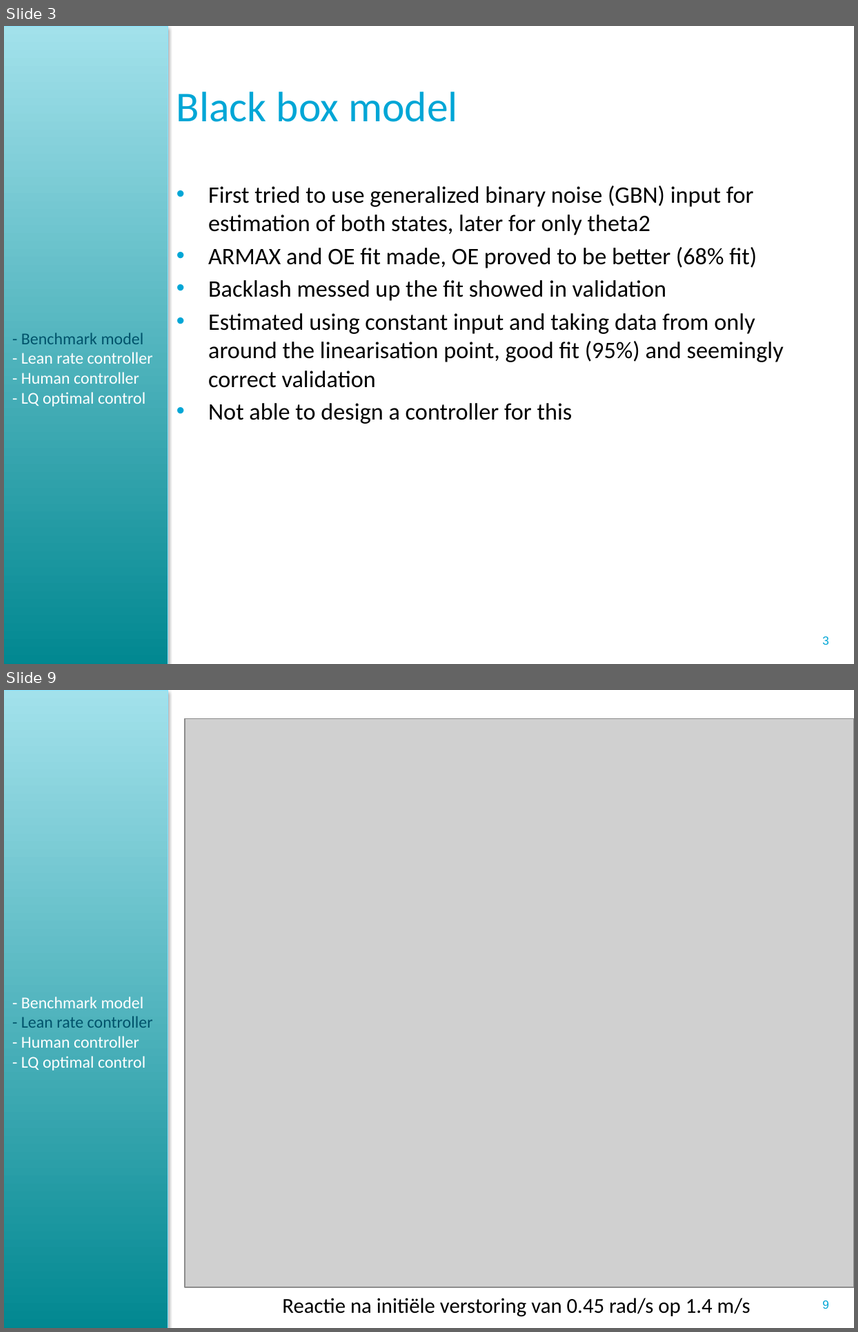
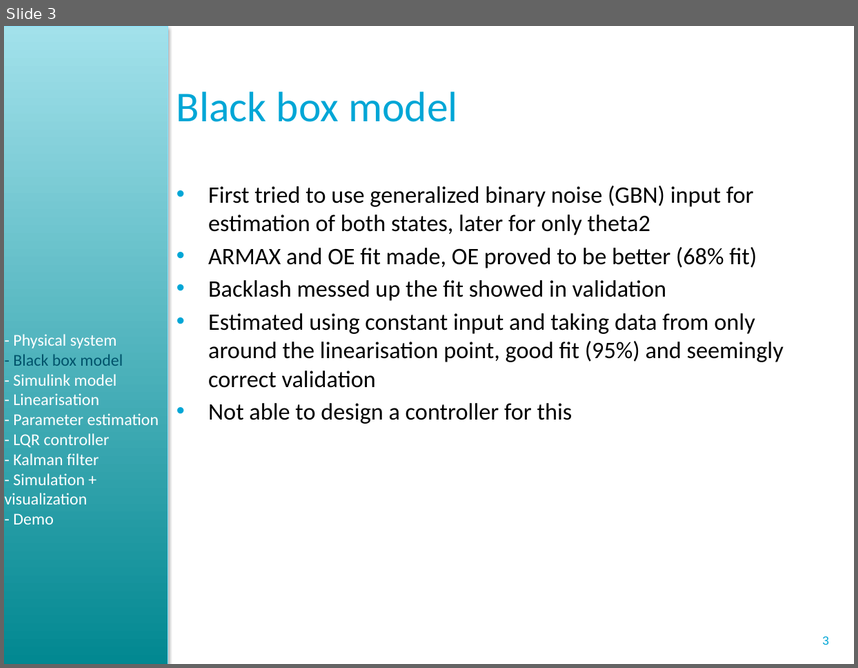
Before and after one commit to ortix/control-system-lab, a slide deck: dick/Presentation/Powerpoint presentatie 22 maart CSL.pptx. Shown one above the other, each under a label of ours: slides 3 and 9 before the commit, slide 3 after it; the slides between them are not shown. The pictures are 858x1332 and 858x668 pixels, drawn with LibreOffice and Linux fonts; fonts in the diff are those of the drawing; grey boxes stand for pictures; background and template pictures are left out. Boxes give left, top, right and bottom in pixels: in the first picture for what was removed or moved away, otherwise in the second. Text is boxed around its words. In the diff, an @@ line names an element or a change of style, - is before the commit and + after.

```diff
--- a/dick/Presentation/Powerpoint presentatie 22 maart CSL.pptx
+++ b/dick/Presentation/Powerpoint presentatie 22 maart CSL.pptx
@@ slide 9 removed at (4,690,854,1328), background #FFFFFF; not listed: 2 template elements that a slide beside it also shows @@
@@ picture removed at (185,719,854,1288) @@
@@ text removed at (21,996,153,1070) @@
-- Benchmark model
-- Lean rate controller
-- Human controller
-- LQ optimal control
@@ text removed at (282,1297,751,1317) @@
-Reactie na initiële verstoring van 0.45 rad/s op 1.4 m/s
@@ slide 3 changed as well @@
@@ text added at (5,334,159,524), 14 pt, text #FFFFFF @@
+- Physical system
+- Black box model
+- Simulink model
+- Linearisation
+- Parameter estimation
+- LQR controller
+- Kalman filter
+- Simulation + visualization
+- Demo
@@ text removed at (21,332,153,406) @@
-- Benchmark model
-- Lean rate controller
-- Human controller
-- LQ optimal control
```
Also in this commit, not shown: 3 other slides changed, 5 slides added, 20 other slides removed, 3 other files.
